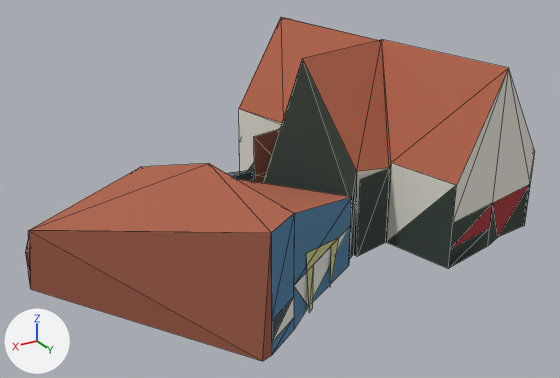
The glTF model public/canal-drive/models/henrick-de-keijser-buurtgebouw.lod2.glb as it was, and as the next commit left it.
The view is the same before and after, from a 50 mm lens placed at (18.4, 30.3, 18.0), pointed at (0.4, 0.3, 2.9). The lights are fixed; the arrows at lower left show +X, +Y and +Z. The first picture is the older version. Mesh edges are drawn as thin lines. Where no turn or scale is listed for an object, it has been applied to the vertices. Vertices at exactly the same position are counted once.

Names of what the first picture shows: 'lod2'.
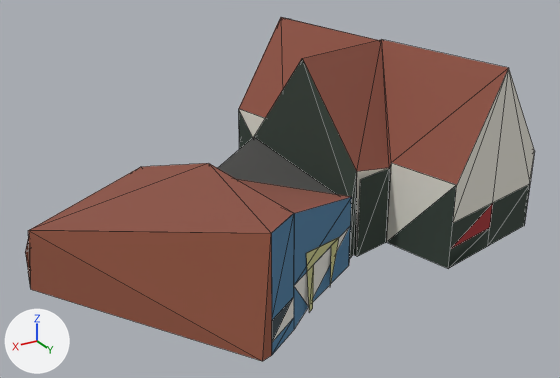
Where the change shows, as pixel boxes (x1, y1, x2, y2) in the pictures (560 x 378 px; the box of a moved part takes in the faces that stretch with it):
'lod2', recoloured, reshaped
    both: (25, 17, 535, 361)
part 1 of me_lod2, moved or reshaped
    before: (239, 59, 348, 196)
    after: (218, 59, 348, 196)
part 2 of me_lod2, moved or reshaped
    both: (488, 184, 530, 246)

Edits to the bpy script that builds the scene:
```text
Change mat_material_1:
    mat_material_1.base_color: (0.434, 0.127, 0.0685) -> (0.275, 0.0887, 0.0595)  # brown #b0644a -> brown #8f5445
Change me_lod2:
    where me_lod2.from_pydata(...)  # 115 vertices, 134 faces; spans x -12.1..12.1, y -9.0..9.0, z -4.7..4.7
    used by ob_lod2; location = (0.25, -0.53, 4.66)
    verts and faces of me_lod2; kept vertices keep their numbers, new ones are numbered from 115
    before: 16 (-12.0, 5.8, -4.7) at pixel (524, 225), 45 (-8.6, 6.5, -4.7) at pixel (487, 246), 46 (-9.7, 6.0, -4.7) at pixel (497, 237), 47 (-8.6, 6.5, -2.3) at pixel (492, 202), 48 (-12.0, 5.8, -2.3) at pixel (530, 183)
    me_lod2 part 1
    10 faces are deleted
    1 vertex is added at (-0.8, -3.3, -0.4)
    5 new faces join them, mat_material_0 (dark grey #36423a)
    1 new face joins them, mat_material_6 (pale blue #b9c8cf)
    2 new faces join them, mat_material_5 (brown #9a5a45)
    1 new face joins them, mat_material_2 (dark grey #4a4a48)
    1 new face joins them, mat_material_4 (white #e6e3d8)
    1 new face joins them, mat_material_1 (brown #8f5445)
    me_lod2 part 2
    add delete_vertices([46])  # with the faces that use them
    add faces += [(16, 48, 45), (45, 48, 47)]  # mat_material_0 (dark grey #36423a)
```
